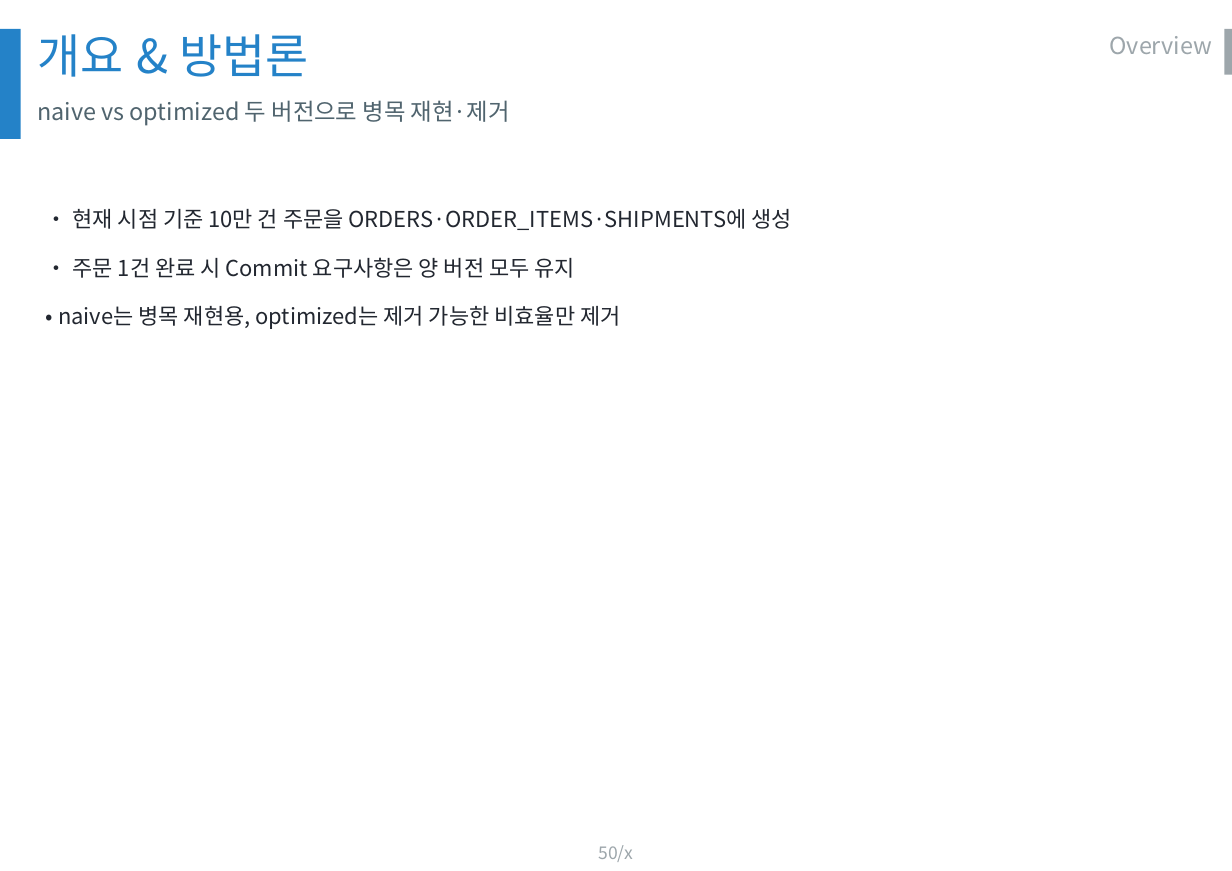
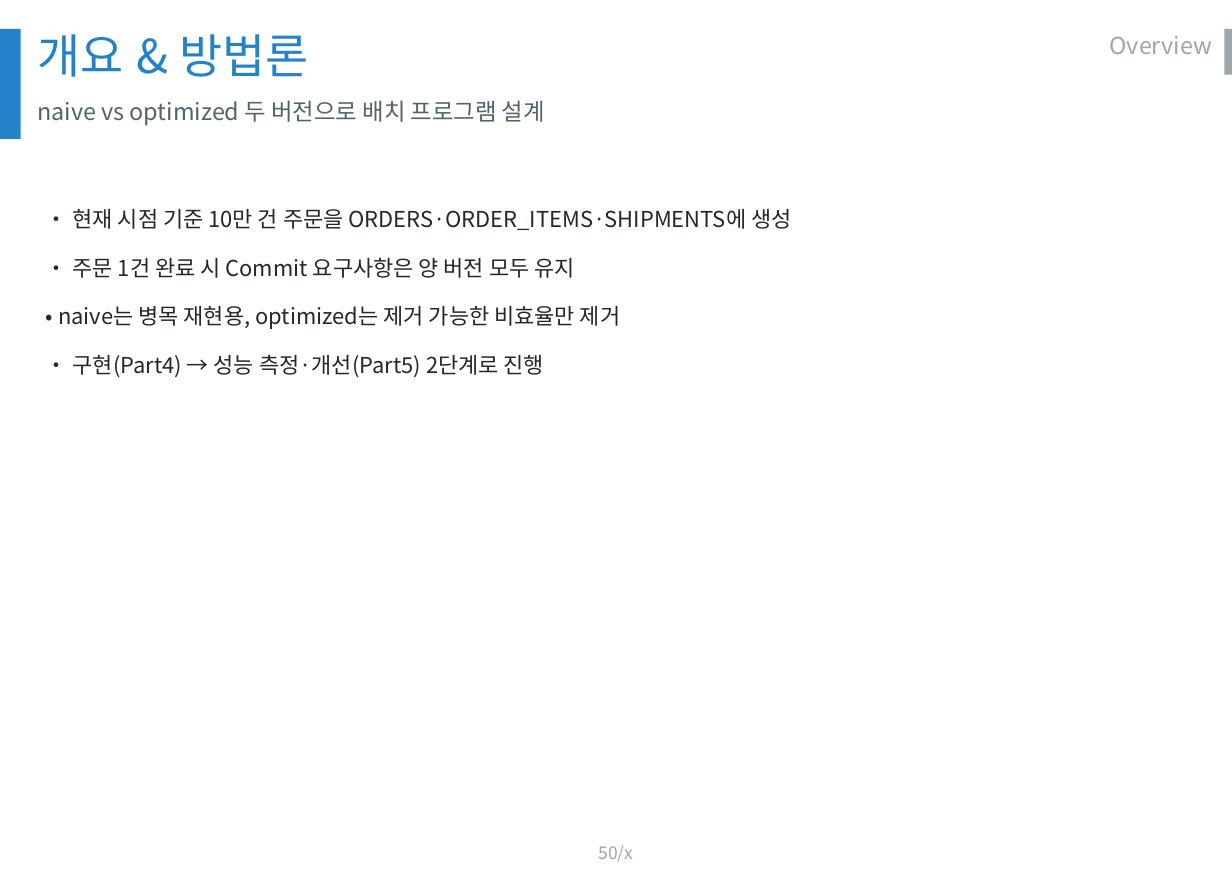
Before and after one commit to olmas70/slides, a slide deck: slide 50 of ppt/BO_DB운영_발표.pptx. Drawn at 1232x871 pixels with LibreOffice and Linux fonts; fonts in the diff are those of the drawing; background and template pictures are left out. Boxes give left, top, right and bottom in pixels: in the first picture for what was removed or moved away, otherwise in the second. Text is boxed around its words. In the diff, an @@ line names an element or a change of style, - is before the commit and + after.

```diff
--- a/ppt/BO_DB운영_발표.pptx
+++ b/ppt/BO_DB운영_발표.pptx
@@ text at <box>37,100,545,126</box>: text changed @@
-naive vs optimized 두 버전으로 병목 재현·제거
+naive vs optimized 두 버전으로 배치 프로그램 설계
@@ text at <box>73,355,544,377</box>: paragraph added @@
+• 구현(Part4) → 성능 측정·개선(Part5) 2단계로 진행
```
Also in this commit, not shown: 5 other slides changed, 2 slides added.
